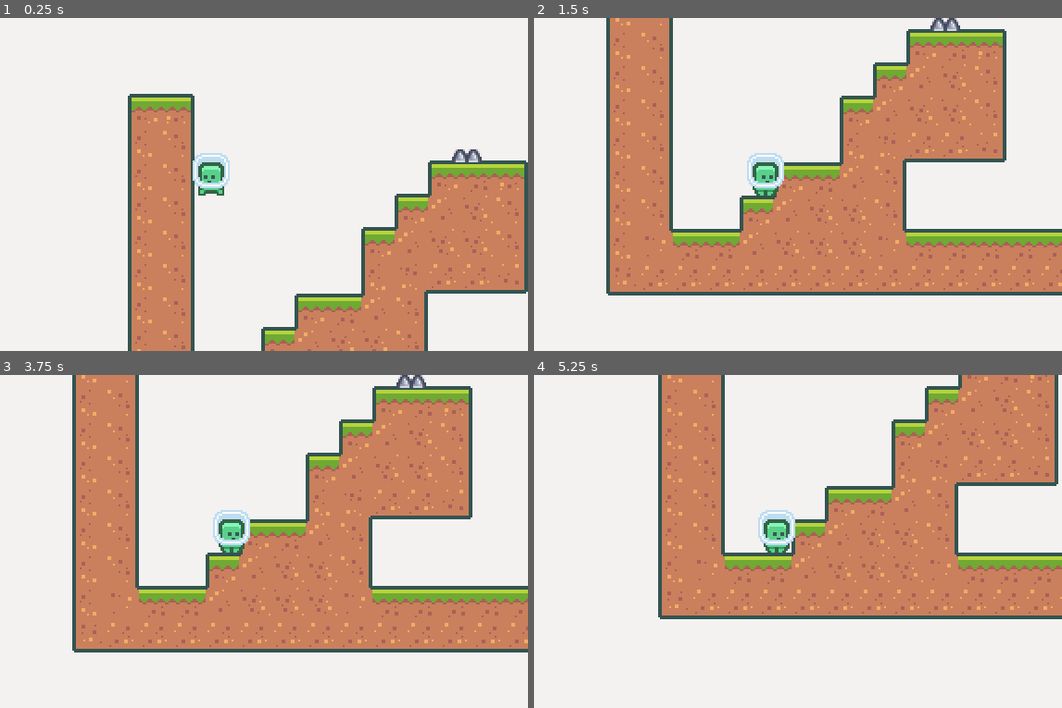
Above: before the commit, frames 1-4 (two rows, left to right).
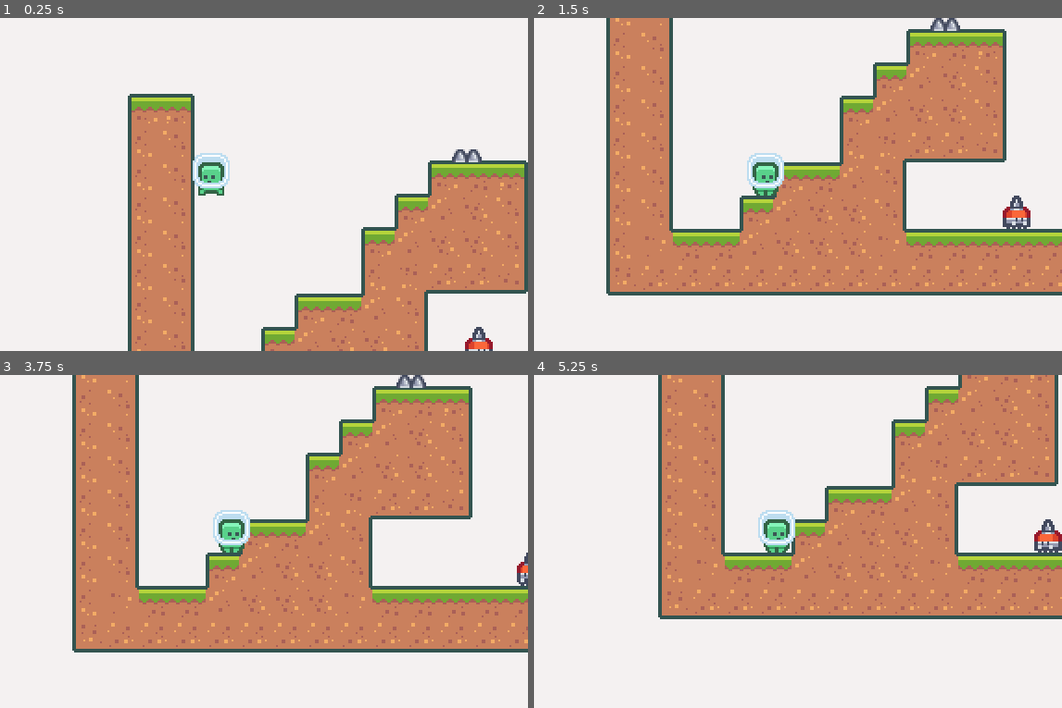
Above: after the commit, the same moments.

Repository: edivancamargo/2DPlatformerUdemy
Game: Godot game, scene res://scenes/Levels/BaseLevel.tscn
The game is run twice, just before and just after one commit, with the same random seed, the same clock (stepped at 60 frames per second) and the same inputs.
Inputs:
- Up to frame 1 (0.25 s): no input
- Up to frame 2 (1.5 s): hold Right (move_right) from 0.53 s (still down); tap Space (jump) at 0.77 s
- Up to frame 3 (3.75 s): tap Space (jump) at 1.52, 3.02 s; release Right (move_right) at 2.03 s; hold Left (move_left) 2.03-2.78 s; hold Right (move_right) from 2.78 s (still down)
- Up to frame 4 (5.25 s): tap Space (jump) at 3.77, 4.52 s; release Right (move_right) at 4.28 s; hold Left (move_left) 4.28-5.03 s; hold Right (move_right) from 5.03 s (still down)

The runs differ from the first frame. In frame 1, 0.3% of the frame differs, in the area x 88-94%, y 92-100%; in frame 2, 0.4%, in the area x 88-95%, y 53-64%; in frame 3, 0.2%; in frame 4, 0.4%.

Commit message:
Add some enemies to the Base level. Add name to layer 2D

Diff:
--- a/project.godot
+++ b/project.godot
@@ -50,6 +50,7 @@
 
 [layer_names]
 
+2d_physics/layer_9="EnemyGoal"
 2d_physics/layer_10="Hurtbox"
 2d_physics/layer_16="Pickup"
 
--- a/scenes/Levels/BaseLevel.tscn
+++ b/scenes/Levels/BaseLevel.tscn
@@ -1,6 +1,8 @@
-[gd_scene load_steps=6 format=2]
+[gd_scene load_steps=8 format=2]
 
 [ext_resource path="res://resources/tileset.tres" type="TileSet" id=1]
+[ext_resource path="res://scenes/Enemy/EnemyGoal.tscn" type="PackedScene" id=2]
+[ext_resource path="res://scenes/Enemy/Enemy.tscn" type="PackedScene" id=3]
 [ext_resource path="res://scenes/Player/Player.tscn" type="PackedScene" id=4]
 [ext_resource path="res://scenes/GameCamera/GameCamera.tscn" type="PackedScene" id=5]
 [ext_resource path="res://scenes/Spikes/Spikes.tscn" type="PackedScene" id=6]
@@ -22,3 +24,38 @@
 
 [node name="Spikes" parent="." instance=ExtResource( 6 )]
 position = Vector2( 21, -53 )
+
+[node name="Enemy" parent="." instance=ExtResource( 3 )]
+position = Vector2( 171, 56 )
+
+[node name="Enemy2" parent="." instance=ExtResource( 3 )]
+position = Vector2( 21, 56 )
+
+[node name="EnemyGoal" parent="." instance=ExtResource( 2 )]
+position = Vector2( 172, 56 )
+
+[node name="CollisionShape2D" parent="EnemyGoal/Area2D" index="0"]
+position = Vector2( -9, -9 )
+
+[node name="EnemyGoal3" parent="." instance=ExtResource( 2 )]
+position = Vector2( 8, 57 )
+
+[node name="CollisionShape2D" parent="EnemyGoal3/Area2D" index="0"]
+position = Vector2( -8, -9 )
+
+[node name="EnemyGoal4" parent="." instance=ExtResource( 2 )]
+position = Vector2( 116, 54 )
+
+[node name="CollisionShape2D" parent="EnemyGoal4/Area2D" index="0"]
+position = Vector2( -9, -9 )
+
+[node name="EnemyGoal2" parent="." instance=ExtResource( 2 )]
+position = Vector2( 260, 56 )
+
+[node name="CollisionShape2D" parent="EnemyGoal2/Area2D" index="0"]
+position = Vector2( -9, -9 )
+
+[editable path="EnemyGoal"]
+[editable path="EnemyGoal3"]
+[editable path="EnemyGoal4"]
+[editable path="EnemyGoal2"]
